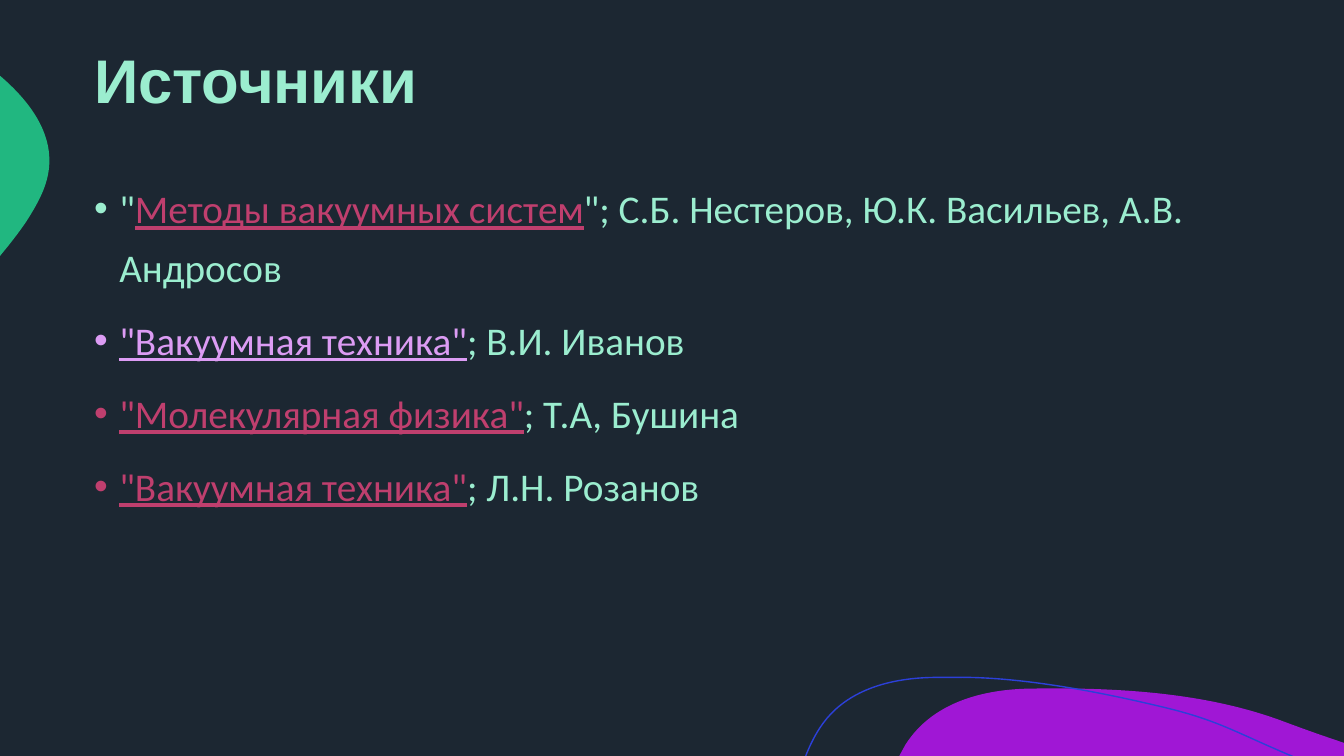
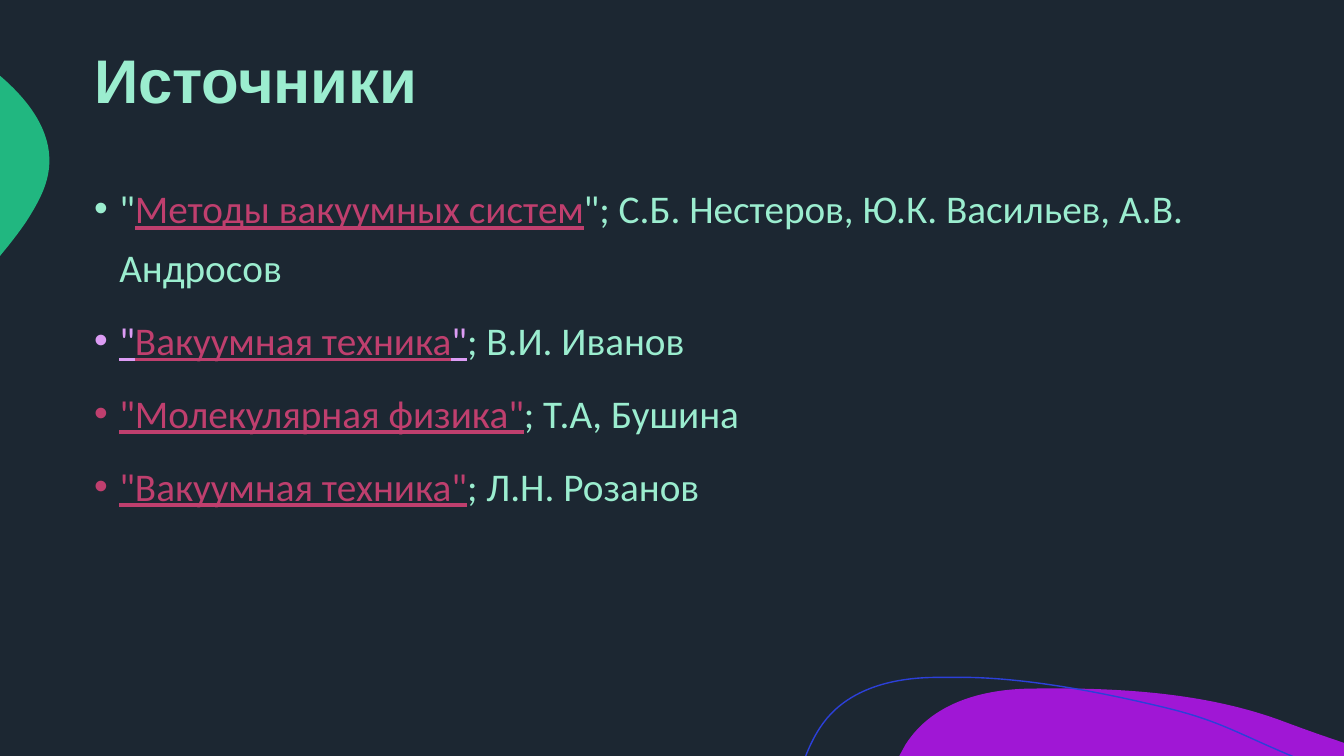
Before and after one commit to eprush/MethodOfAngularCoefficients, a slide deck: slide 11 of Presentation/Тестовое задание.pptx. Drawn at 1344x756 pixels with LibreOffice and Linux fonts; fonts in the diff are those of the drawing. Boxes give left, top, right and bottom in pixels: in the first picture for what was removed or moved away, otherwise in the second. Text is boxed around its words. In the diff, an @@ line names an element or a change of style, - is before the commit and + after.

```diff
--- a/Presentation/Тестовое задание.pptx
+++ b/Presentation/Тестовое задание.pptx
@@ text at (119,328,684,362): text colour #DC9CF4 to #BF3F6E in ""Вакуумная техника";" @@
```
Also in this commit, not shown: 2 other slides changed, 4 other files.
